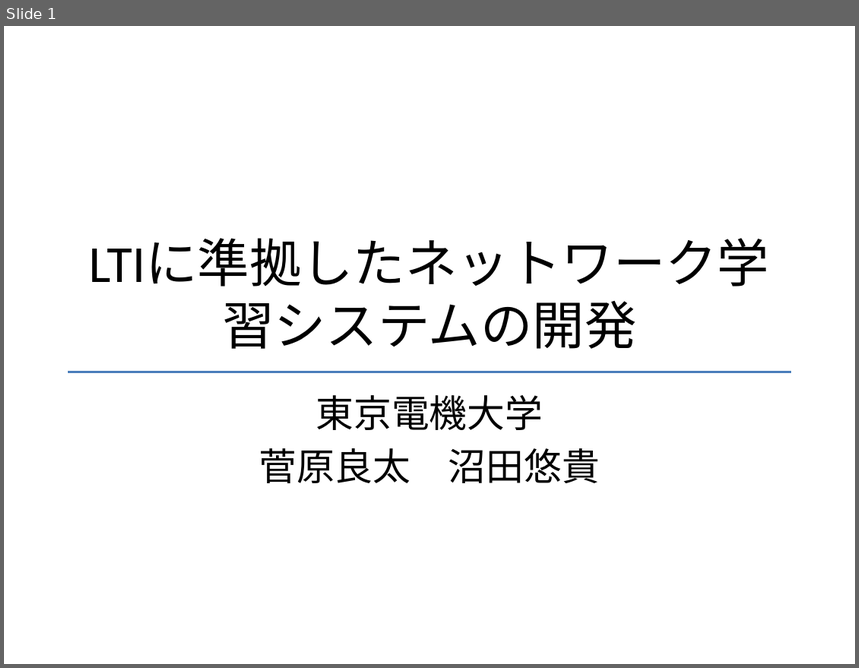
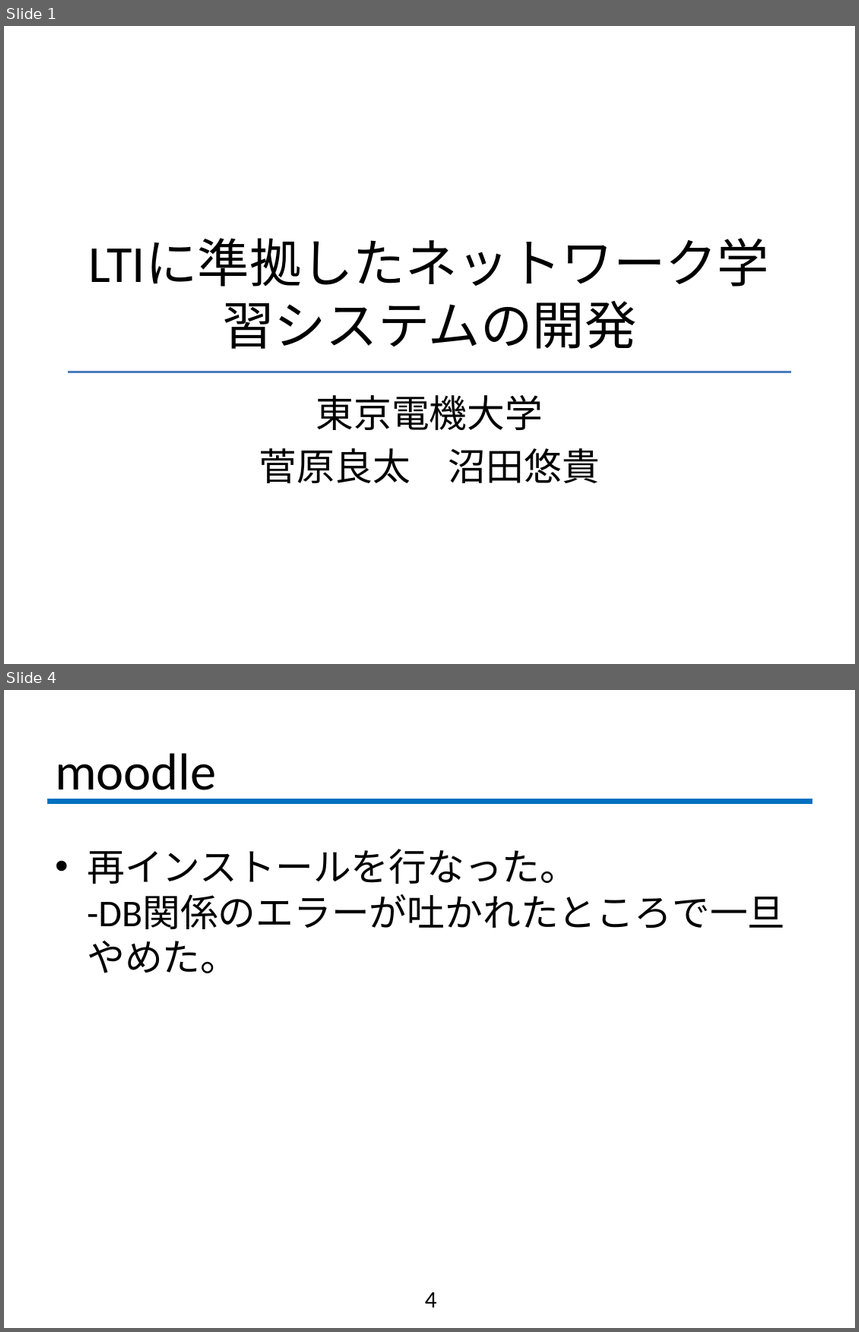
Before and after one commit to fujiLabo/fuji_simu, a slide deck: 1126進捗.pptx. Shown one above the other, each under a label of ours: slide 1 before the commit, slides 1 and 4 after it; the slides between them are not shown. The pictures are 859x668 and 859x1332 pixels, drawn with LibreOffice and Linux fonts; fonts in the diff are those of the drawing; background and template pictures are left out. Boxes give left, top, right and bottom in pixels: in the first picture for what was removed or moved away, otherwise in the second. Text is boxed around its words. In the diff, an @@ line names an element or a change of style, - is before the commit and + after.

```diff
--- a/1126進捗.pptx
+++ b/1126進捗.pptx
@@ slide 4 added at (x1=4, y1=690, x2=855, y2=1328), background #FFFFFF @@
@@ title added at (x1=55, y1=753, x2=216, y2=802), 44 pt, text #000000 @@
+moodle
@@ line added from (47, 802) to (813, 802), #0070C0 4 pt @@
@@ text added at (x1=87, y1=849, x2=578, y2=973), 32 pt, text #000000 @@
+• 再インストールを行なった。
+  -DB関係のエラーが吐かれたところで一旦やめた。
@@ page number added at (x1=425, y1=1293, x2=437, y2=1308), 20 pt, text #000000 @@
+4
```
Also in this commit, not shown: 3 other slides added, 1 other file.
